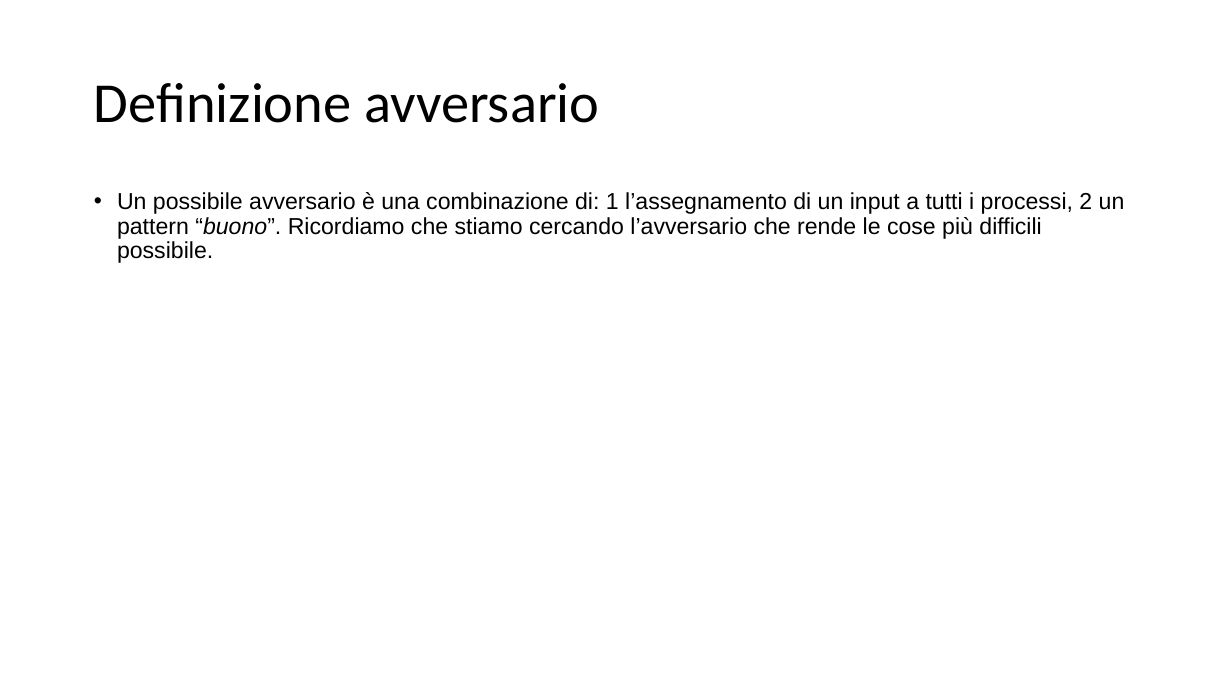
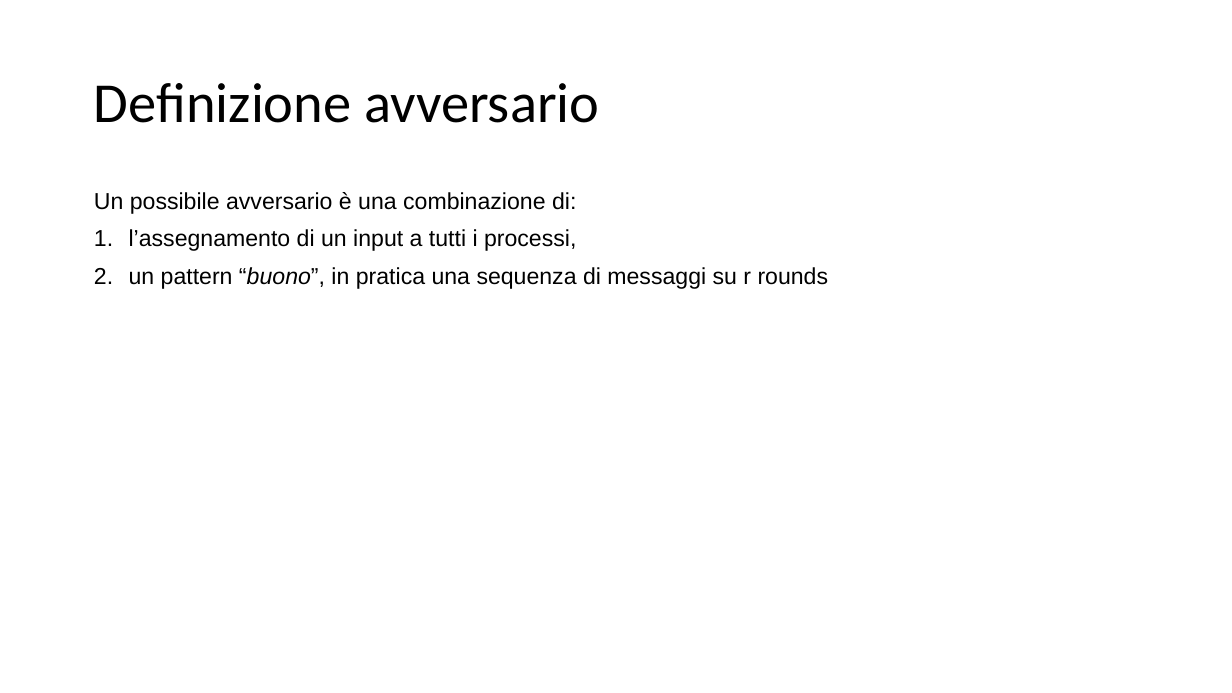
Before and after one commit to lory9894University/mcad, a slide deck: slide 20 of Presentazione ConsensusProblem.pptx. Drawn at 1232x693 pixels with LibreOffice and Linux fonts; fonts in the diff are those of the drawing. Boxes give left, top, right and bottom in pixels: in the first picture for what was removed or moved away, otherwise in the second. Text is boxed around its words. In the diff, an @@ line names an element or a change of style, - is before the commit and + after.

Commit message:
modificate slides 18-32

```diff
--- a/Presentazione ConsensusProblem.pptx
+++ b/Presentazione ConsensusProblem.pptx
@@ text at [94,192,829,289]: text changed @@
-• Un possibile avversario è una combinazione di: 1 l’assegnamento di un input a tutti i processi, 2 un pattern “buono”. Ricordiamo che stiamo cercando l’avversario che rende le cose più difficili possibile.
+Un possibile avversario è una combinazione di:
+1. l’assegnamento di un input a tutti i processi,
+2. un pattern “buono”, in pratica una sequenza di messaggi su r rounds
```
Also in this commit, not shown: 7 other slides changed.
